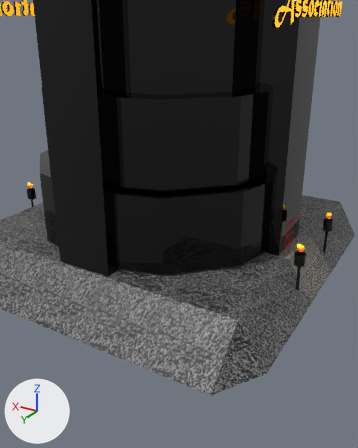
One commit to the glTF model Gangsta Wizards/Main/BUILDINGS/Business/Dark Tower.glb: the scene before it, then after it.
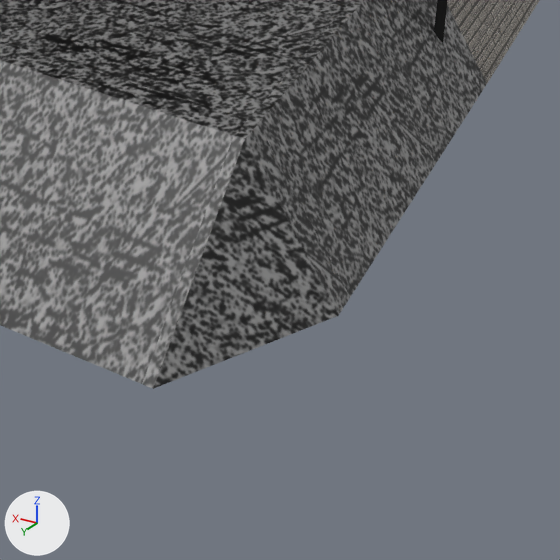
Each version appears first from a 50 mm camera at (-22.49, 35.62, 20.32) aimed at (-8.4, 12.16, 8.58), and next in a close-up on the part from 46% to 93% of the width and 62% to 100% of the height. Every picture has the same lights, and +X, +Y and +Z are marked at lower left. The first two pictures are the older version. Objects named as collision shapes, trigger or cutter boxes, shadow casters or lower levels of detail are left out. Where no turn or scale is listed for an object, it has been applied to the vertices.

Objects in the first close-up: 'Ground' and 1 more.
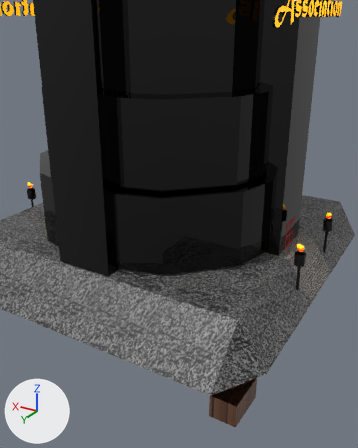
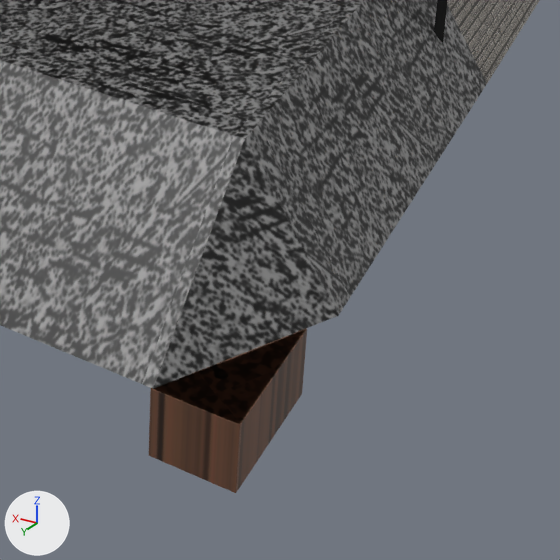
Location of each change, (x1, y1, x2, y2) in pixels of the close-ups (560 x 560 px):
'Undeveloped Land.001', added (brown)
    after: (149, 328, 307, 493)

What changed in the scene script:
```text
Add img_dirt:
    img_dirt = load_image('Dirt', '_unpacked/Dirt', 450, 450, 'sRGB')
Add mat_dirt:
    mat_dirt = principled_material('Dirt')
    mat_dirt.texture = img_dirt
Add me_cube_015:
    me_cube_015.from_pydata(...)  # 16 vertices, 24 faces; spans x -73.1..-71.34, y 245.34..248.21, z -1.09..0.44
    me_cube_015.materials.append(mat_dirt)  # picture img_dirt
Add ob_undeveloped_land_001:
    ob_undeveloped_land_001 = bpy.data.objects.new('Undeveloped Land.001', me_cube_015)
    ob_undeveloped_land_001.location = (58.92, -232.8, -0.59)
```
